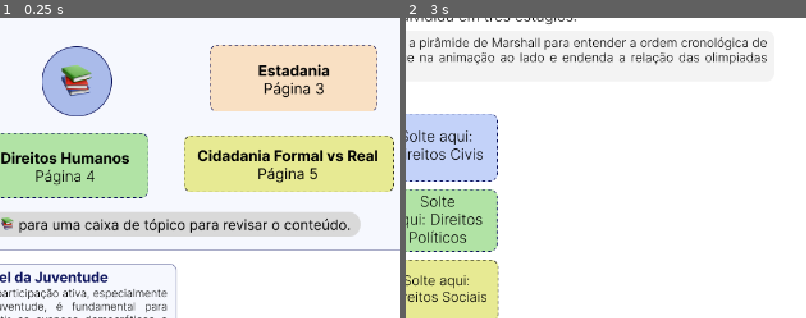
Above: before the commit, frames 1-2 (left to right).
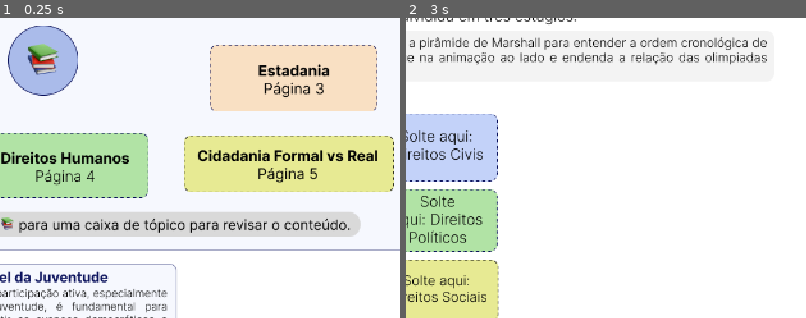
Above: after the commit, the same moments.

Repository: beatrizldsantos/ebook-direitos-e-cidadania
Game: Godot game, scene res://scenes/frame7_futuro.tscn
Same seed, same stepped clock (60 frames per second), same inputs: the game is played once before the commit and once after it. This scene is started directly instead of the project's main scene. Video files are missing from this copy of the repository; at most half a second of black plays in their place.
Inputs (mouse positions are % of the whole screen's width and height, from its top left; square brackets give the same spot before the commit, where the layout moved):
- Up to frame 1 (0.25 s): no input
- Up to frame 2 (3 s): click (50, 34) [54, 37] at 0.5 s; click (50, 34) [54, 37] at 1.25 s; click (41, 89) at 2 s; click (59, 89) at 2.75 s
The pictures show only the part of the screen within x 44-94%, y 27-77%; the shares and areas given below are measured in that part.

The runs differ from the first frame. In frame 1, 4.9% of the frame differs, in the area x 2-28%, y 2-33%; in frame 2, nothing differs.

Commit message:
feat(interacao): corrigir balão defeituoso e adicionar limite de area de arraste

Diff:
--- a/project.godot
+++ b/project.godot
@@ -25,7 +25,6 @@
 
 window/size/viewport_width=1024
 window/size/viewport_height=768
-window/size/mode=3
 window/size/resizable=false
 window/size/borderless=true
 window/stretch/mode="canvas_items"
--- a/scenes/frame7_futuro.tscn
+++ b/scenes/frame7_futuro.tscn
@@ -17,8 +17,9 @@
 [ext_resource type="Texture2D" uid="uid://pmfl7a58vpyn" path="res://assets/images/Components_Frame 7/balaoEstadania.png" id="12_ytrj8"]
 [ext_resource type="Texture2D" uid="uid://drvthp208bwm3" path="res://assets/images/Components_Frame 7/balaoDireitosHumanoos.png" id="14_hfr50"]
 
-[node name="Frame7_tscn" type="Node2D" groups=["page7"]]
+[node name="Frame7_tscn" type="Node2D" node_paths=PackedStringArray("area_limite") groups=["page7"]]
 script = ExtResource("1_vdvws")
+area_limite = NodePath("Interacoes/AreaLimite")
 tex_balao_cidadania = ExtResource("2_ew34d")
 tex_balao_estadania = ExtResource("12_ytrj8")
 tex_balao_direitos = ExtResource("14_hfr50")
@@ -117,6 +118,19 @@
 texture = ExtResource("11_8kdit")
 stretch_mode = 5
 
+[node name="AreaLimite" type="ReferenceRect" parent="Interacoes"]
+layout_mode = 1
+anchors_preset = -1
+anchor_left = 3.0690002
+anchor_top = 5.0670004
+anchor_right = 24.603
+anchor_bottom = 12.521001
+offset_left = -11.76001
+offset_top = -7.680023
+offset_right = 4.880005
+offset_bottom = 4.159973
+border_color = Color(1, 1, 1, 1)
+
 [node name="VBoxContainerBotao" type="VBoxContainer" parent="."]
 offset_left = 328.0
 offset_top = 659.0
@@ -144,10 +158,10 @@
 anchor_top = 6.025
 anchor_right = 14.975
 anchor_bottom = 8.275001
-offset_left = 509.0
-offset_top = 241.0
-offset_right = 599.0
-offset_bottom = 331.0
+offset_left = 466.0
+offset_top = 214.0
+offset_right = 556.0
+offset_bottom = 304.0
 texture_normal = ExtResource("11_y0n1r")
 
 [node name="BalaoFeedback" type="TextureRect" parent="DragButton"]
--- a/scripts/InteracoeFrame7.gd
+++ b/scripts/InteracoeFrame7.gd
@@ -1,11 +1,14 @@
 extends Node2D
+
+@export_group("Configurações de Limite")
+@export var area_limite: Control # <--- ARRASTE O NÓ 'AreaLimite' PARA CÁ NO INSPECTOR
+
 @export_group("Texturas dos Balões")
 @export var tex_balao_cidadania: Texture2D
 @export var tex_balao_estadania: Texture2D
 @export var tex_balao_direitos: Texture2D
 @export var tex_balao_participacao: Texture2D
 @export var tex_balao_oque_e_cid: Texture2D
-
 
 @onready var drag_button: TextureButton = $DragButton
 @onready var balao_feedback: TextureRect = $DragButton/BalaoFeedback
@@ -14,12 +17,12 @@
 @onready var topic_estadania = $Interacoes/Topics/TopicItem_Estadania
 @onready var topic_direitos = $Interacoes/Topics/TopicItem_DireitosHumanos
 @onready var topic_participacao = $Interacoes/Topics/TopicItem_ParticipacaoSocial
-@onready var topic_oque_e_cid = $Interacoes/Topics/TopicItem_OQueECid # <--- NOVO NÓ
-
+@onready var topic_oque_e_cid = $Interacoes/Topics/TopicItem_OQueECid
 
 var is_dragging: bool = false
 var drag_offset: Vector2 = Vector2.ZERO
 var mapas_de_interacao: Dictionary = {}
+var touch_index: int = -1
 
 func _ready() -> void:
 	mapas_de_interacao = {
@@ -30,34 +33,67 @@
 		topic_oque_e_cid: tex_balao_oque_e_cid
 	}
 
-	drag_button.button_down.connect(_on_drag_start)
-	drag_button.button_up.connect(_on_drag_end)
+	drag_button.gui_input.connect(_on_drag_button_input)
 
 	if balao_feedback:
 		balao_feedback.visible = false
-	else:
-		push_error("ALERTA: Crie um TextureRect chamado 'BalaoFeedback' dentro do DragButton")
+
+func _input(event: InputEvent) -> void:
+	if not is_dragging:
+		return
+
+	if event is InputEventScreenTouch:
+		if not event.pressed and event.index == touch_index:
+			_on_drag_end()
+
+	elif event is InputEventMouseButton:
+		if not event.pressed and event.button_index == MOUSE_BUTTON_LEFT:
+			_on_drag_end()
 
 func _process(_delta: float) -> void:
 	if is_dragging:
 		var mouse_pos = get_global_mouse_position()
-		drag_button.global_position = mouse_pos - drag_offset
-		_verificar_hover_nos_topicos()
 
-func _on_drag_start() -> void:
+		var nova_posicao = mouse_pos - drag_offset
+
+		if area_limite:
+			var rect = area_limite.get_global_rect()
+
+			var largura_btn = drag_button.size.x * drag_button.scale.x
+			var altura_btn = drag_button.size.y * drag_button.scale.y
+
+
+			nova_posicao.x = clamp(nova_posicao.x, rect.position.x, rect.end.x - largura_btn)
+			nova_posicao.y = clamp(nova_posicao.y, rect.position.y, rect.end.y - altura_btn)
+
+		# 3. Aplicamos a posição final
+		drag_button.global_position = nova_posicao
+
+		_verificar_hover_nos_topicos(mouse_pos)
+
+func _on_drag_button_input(event: InputEvent) -> void:
+	if is_dragging: return
+	if event is InputEventScreenTouch and event.pressed:
+		touch_index = event.index
+		_iniciar_arraste()
+	elif event is InputEventMouseButton and event.pressed and event.button_index == MOUSE_BUTTON_LEFT:
+		_iniciar_arraste()
+
+func _iniciar_arraste() -> void:
+	var global_pos = get_global_mouse_position()
 	is_dragging = true
-	drag_offset = get_global_mouse_position() - drag_button.global_position
+	drag_offset = global_pos - drag_button.global_position
 	drag_button.move_to_front()
 
 func _on_drag_end() -> void:
 	is_dragging = false
+	touch_index = -1
 	if balao_feedback:
 		balao_feedback.visible = false
 
-func _verificar_hover_nos_topicos() -> void:
-	var mouse_pos = get_global_mouse_position()
+
+func _verificar_hover_nos_topicos(mouse_pos: Vector2) -> void:
 	var encontrou_algum = false
-
 	for topic_node in mapas_de_interacao.keys():
 		if topic_node and topic_node.get_global_rect().has_point(mouse_pos):
 			_mostrar_balao(mapas_de_interacao[topic_node])
Binary file changed: assets/images/Components_Frame 7/balaoDireitosHumanoos.png
